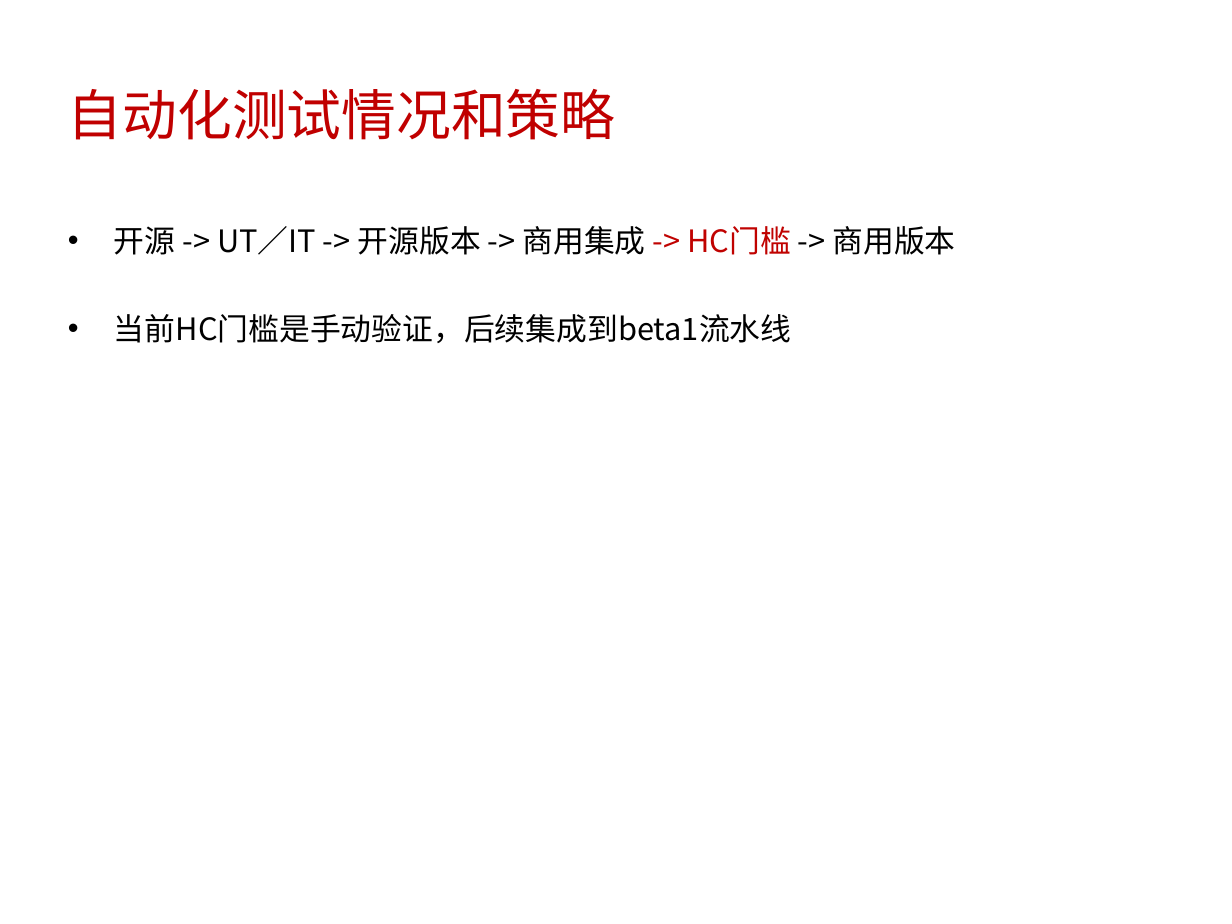
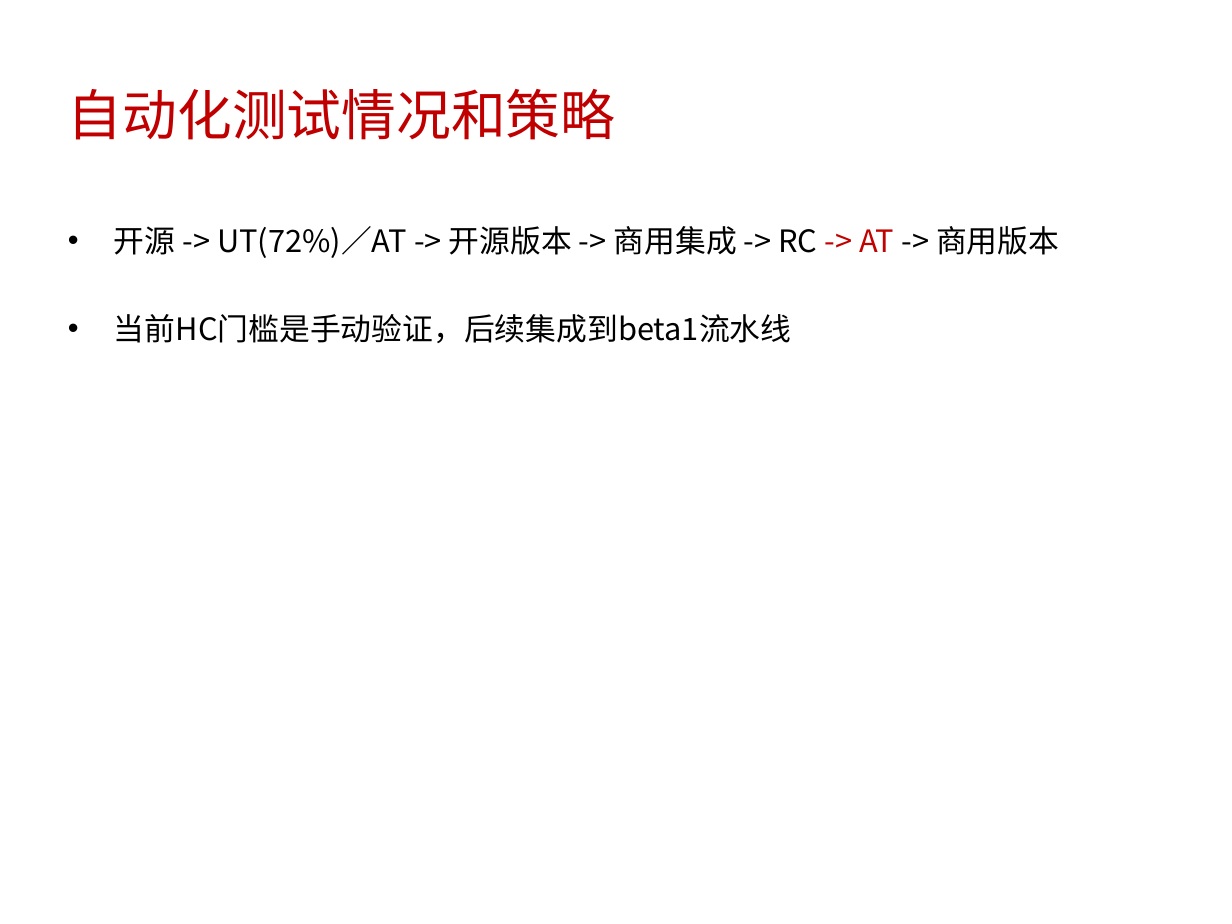
Before and after one commit to little-cui/sc-tester, a slide deck: slide 7 of doc/analysis.ppt (slide 6 before the commit). Drawn at 1232x924 pixels with LibreOffice and Linux fonts; fonts in the diff are those of the drawing. Boxes give left, top, right and bottom in pixels: in the first picture for what was removed or moved away, otherwise in the second. Text is boxed around its words. In the diff, an @@ line names an element or a change of style, - is before the commit and + after.

Commit message:
Update doc.

```diff
--- a/doc/analysis.ppt
+++ b/doc/analysis.ppt
@@ text at (114, 226, 1059, 258): text changed @@
-• 开源 -> UT／IT -> 开源版本 -> 商用集成 -> HC门槛 -> 商用版本
+• 开源 -> UT(72%)／AT -> 开源版本 -> 商用集成 -> RC -> AT -> 商用版本
```
Also in this commit, not shown: 1 slide added.
